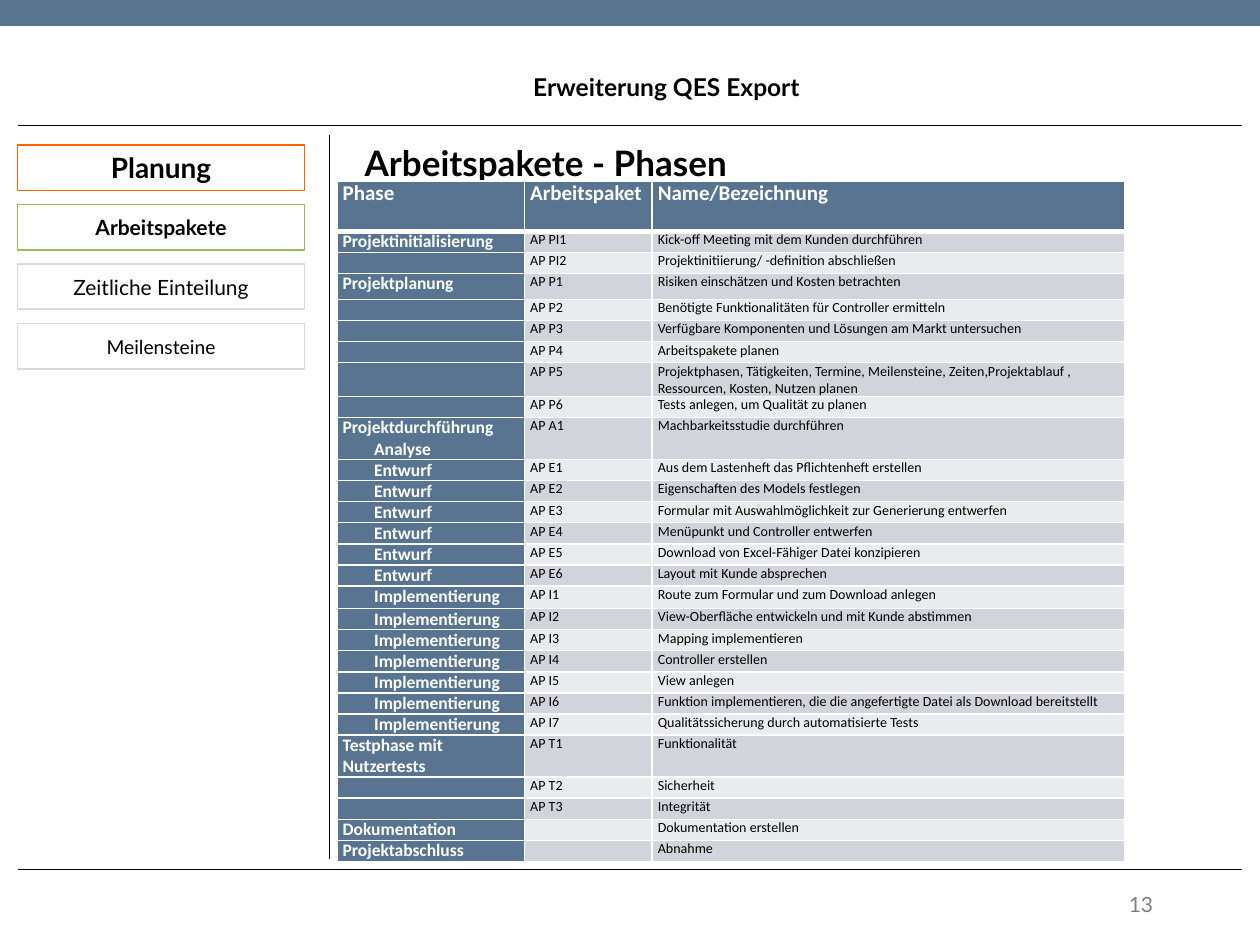
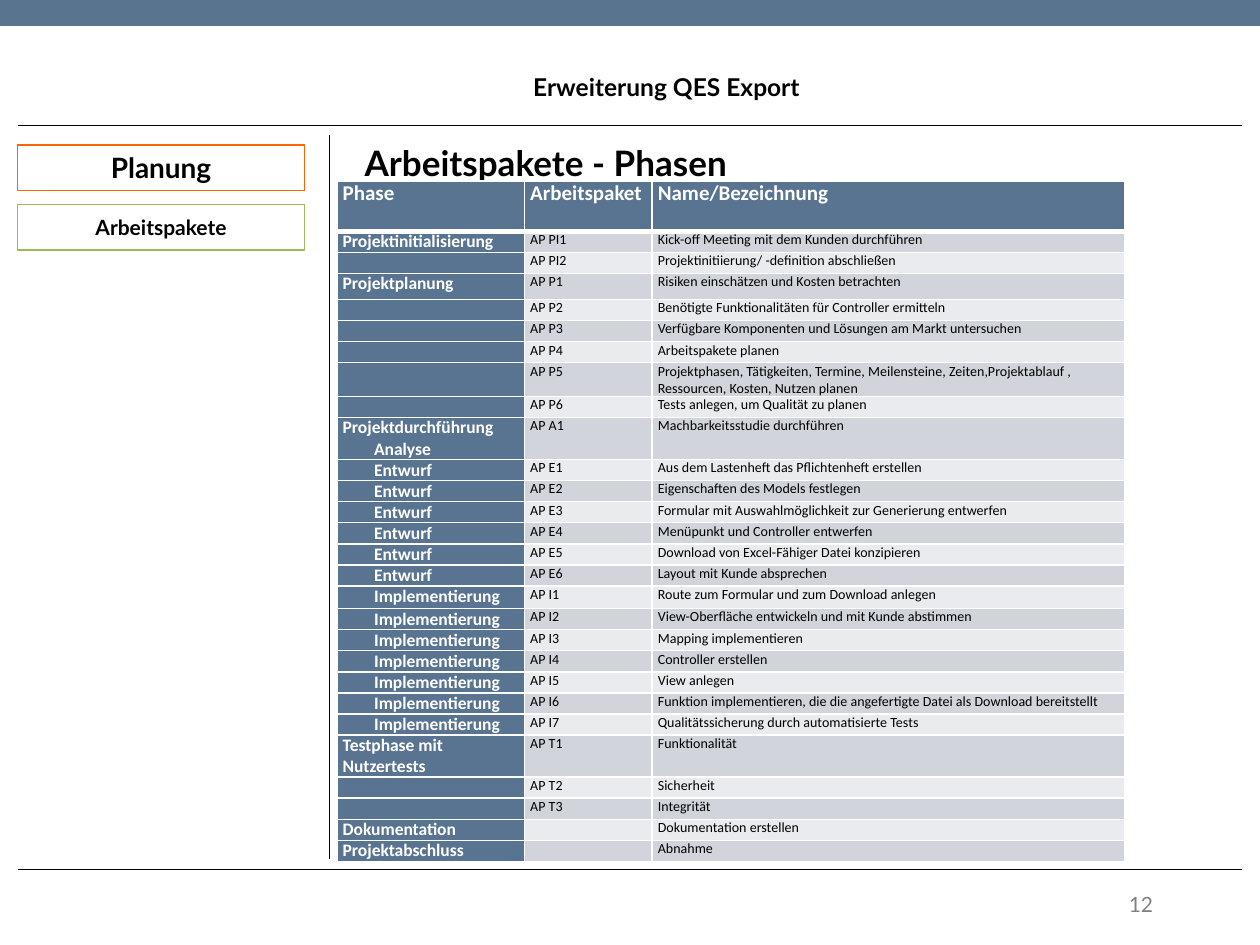
Before and after one commit to TwoHorus/dbExelExportLaravel, a slide deck: slide 12 of DOC/Fachgespraech.pptx (slide 13 before the commit). Drawn at 1260x945 pixels with LibreOffice and Linux fonts; fonts in the diff are those of the drawing; background and template pictures are left out. Boxes give left, top, right and bottom in pixels: in the first picture for what was removed or moved away, otherwise in the second. Text is boxed around its words. In the diff, an @@ line names an element or a change of style, - is before the commit and + after.

```diff
--- a/DOC/Fachgespraech.pptx
+++ b/DOC/Fachgespraech.pptx
@@ rectangle removed at box(18, 265, 305, 310) @@
-Zeitliche Einteilung
@@ rectangle removed at box(18, 324, 305, 369) @@
-Meilensteine
@@ page number at box(1129, 897, 1153, 912): text changed @@
-13
+12
```
Also in this commit, not shown: 2 other slides changed, 1 slide removed.
